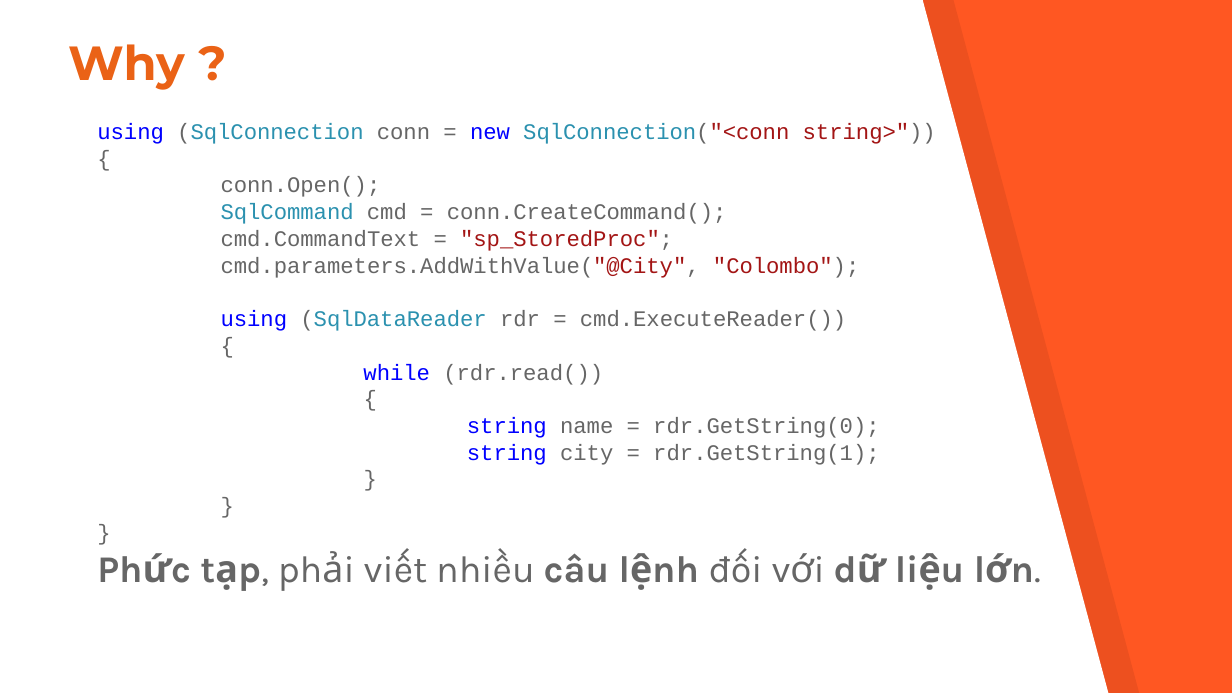
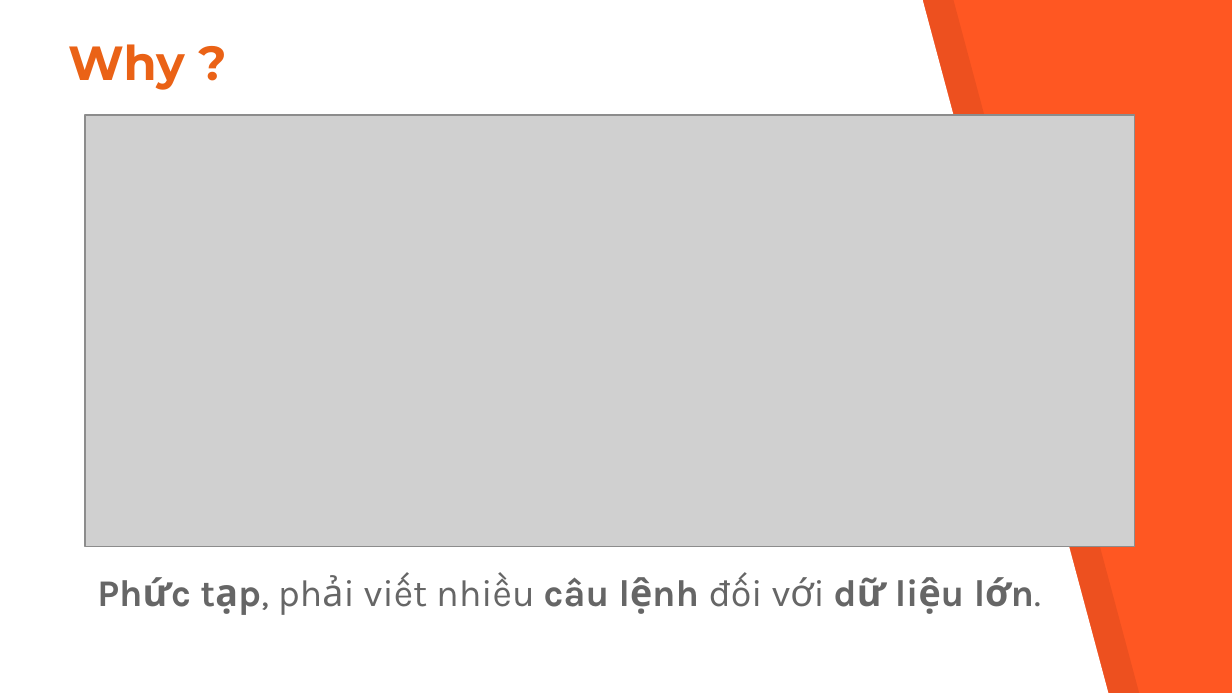
Before and after one commit to sikyurabmt/Entity-Framework, a slide deck: slide 5 of DOCUMENT/Group7-Slide.pptx. Drawn at 1232x693 pixels with LibreOffice and Linux fonts; fonts in the diff are those of the drawing; grey boxes stand for pictures. Boxes give left, top, right and bottom in pixels: in the first picture for what was removed or moved away, otherwise in the second. Text is boxed around its words. In the diff, an @@ line names an element or a change of style, - is before the commit and + after.

```diff
--- a/DOCUMENT/Group7-Slide.pptx
+++ b/DOCUMENT/Group7-Slide.pptx
@@ picture added at <box>85,115,1135,546</box> @@
@@ text at <box>97,123,936,465</box>: paragraphs removed @@
-  using (SqlConnection conn = new SqlConnection("<conn string>"))
-  {
-  conn.Open();
-  SqlCommand cmd = conn.CreateCommand();
-  cmd.CommandText = "sp_StoredProc";
-  cmd.parameters.AddWithValue("@City", "Colombo");
-  using (SqlDataReader rdr = cmd.ExecuteReader())
-  {
-  while (rdr.read())
-  {
-  string name = rdr.GetString(0);
-  string city = rdr.GetString(1);
-  }
-  }
-  }
```
Also in this commit, not shown: 1 other slide changed, 9 other files.
